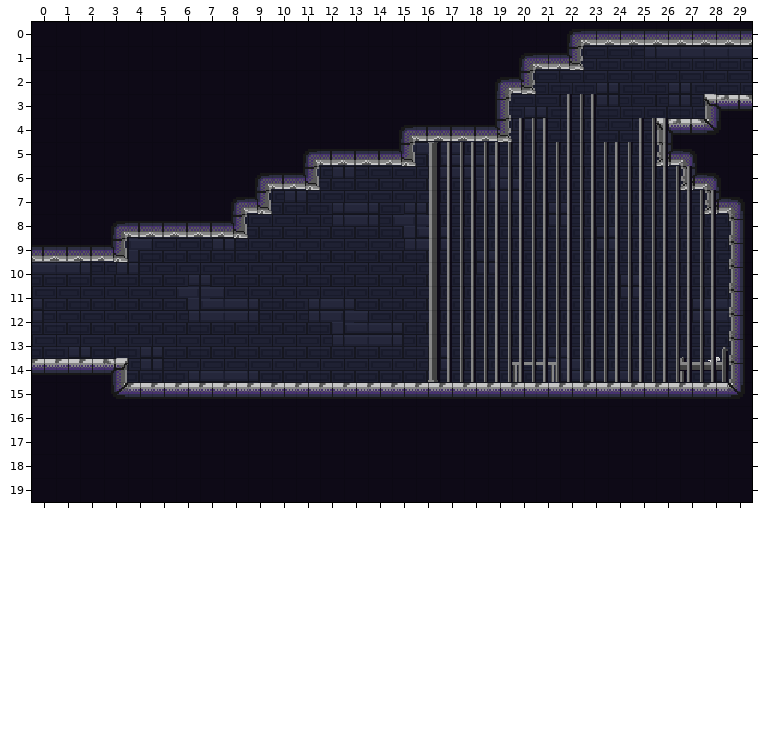
Tiled map -- Assets/maps/HubRooms/1 - Prison/CellB.tmx. That is the earlier state.
Cells are 16x16 px. Shown: x 0..29, y 0..19.
New version:
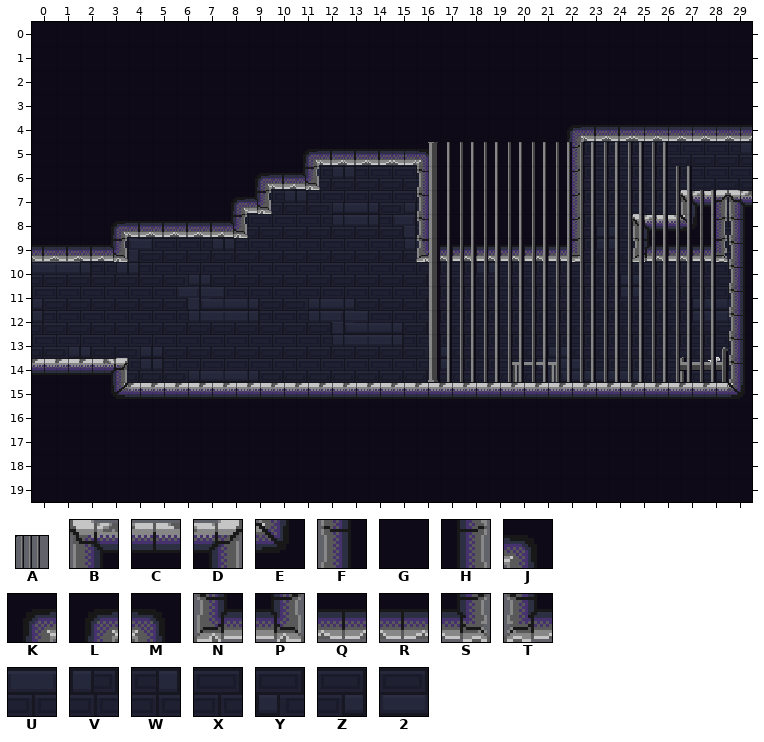
Key: from "Jail cell elements": A 1 flipped left-right; from "jail_block": B 0, C 1, D 2, E 3, F 8, G 9, H 10, J 11, K 11 flipped left-right, L 12, M 12 flipped left-right, N 16, P 16 flipped left-right, Q 17, R 17 flipped left-right, S 18, T 18 flipped left-right; from "jail_wall": U 1, V 3, W 4, X 9, Y 11, Z 12, 2 17.
_ is an empty cell.
What changed:
Layer "bkg_close":
Tile V gives way to one hidden under a higher layer in row 2 at x 20; in row 3 at x 24 and 27.
Tile X gives way to one hidden under a higher layer in row 2 at x 21 to 22 and 25; in row 3 at x 25.
Tile Y gives way to one hidden under a higher layer in row 2 at x 24; in row 3 at x 21.
Tile Z gives way to one hidden under a higher layer in row 2 at x 23 and 26; in row 3 at x 20 and 28.
Tile 2 is gone in row 0 at x 26 to 29; in row 3 at x 29.
Tile U is gone in row 1 at x 26 to 29.
Tile V is gone in row 0 at x 23; in row 1 at x 21.
Tile W is gone in row 1 at x 25.
Tile X is gone in row 0 at x 24; in row 1 at x 22 to 24; in row 2 at x 28 to 29.
Tile Y is gone in row 2 at x 27.
Tile Z is gone in row 0 at x 25.
Layer "ground":
Tile B replaces tile M in row 7 at x 29.
Tile B is added in row 7 at x 27; in row 8 at x 25.
Tile C is added in row 8 at x 26.
Tile D replaces tile T in row 7 at x 28.
Tile E is added in row 8 at x 27.
Tile F is added in rows 6 to 8 at x 16.
Tile G replaces tile A in row 5 at x 20.
Tile G replaces tile B in row 3 at x 28.
Tile G replaces tile C in row 3 at x 29.
Tile G replaces tile H in row 3 at x 19.
Tile G replaces tile K in row 4 at x 15.
Tile G replaces tile L in row 0 at x 22; in row 1 at x 20; in row 2 at x 19.
Tile G replaces tile Q in row 0 at x 23 to 29; in row 1 at x 21.
Tile G replaces tile R in row 4 at x 16 to 18.
Tile G replaces tile S in row 1 at x 22; in row 2 at x 20; in row 4 at x 19.
Tile G is added in row 1 at x 23 to 29; in row 2 at x 21 to 29; in row 3 at x 20 to 27; in row 4 at x 20 to 21; in row 5 at x 17 to 19 and 21; in rows 6 to 8 at x 17 to 21.
Tile H is added in rows 5 to 7 at x 22; in row 8 at x 22 and 28.
Tile J is added in row 5 at x 16.
Tile L replaces tile A in row 4 at x 22.
Tile N is added in row 9 at x 16 and 25.
Tile Q replaces tile B in row 4 at x 26.
Tile Q replaces tile C in row 4 at x 27.
Tile Q replaces tile E in row 4 at x 28.
Tile Q replaces tile G in row 4 at x 29.
Tile Q replaces tile P in row 5 at x 15.
Tile Q is added in row 4 at x 25; in row 9 at x 17 to 21 and 26 to 27.
Tile R is added in row 4 at x 23 to 24.
Tile S is added in row 9 at x 22 and 28.
Tile A is gone in row 5 at x 25.
Tile G is gone in row 5 at x 28 to 29; in row 6 at x 29.
Tile M is gone in row 5 at x 27; in row 6 at x 28.
Tile T is gone in row 5 at x 26; in row 6 at x 27.
